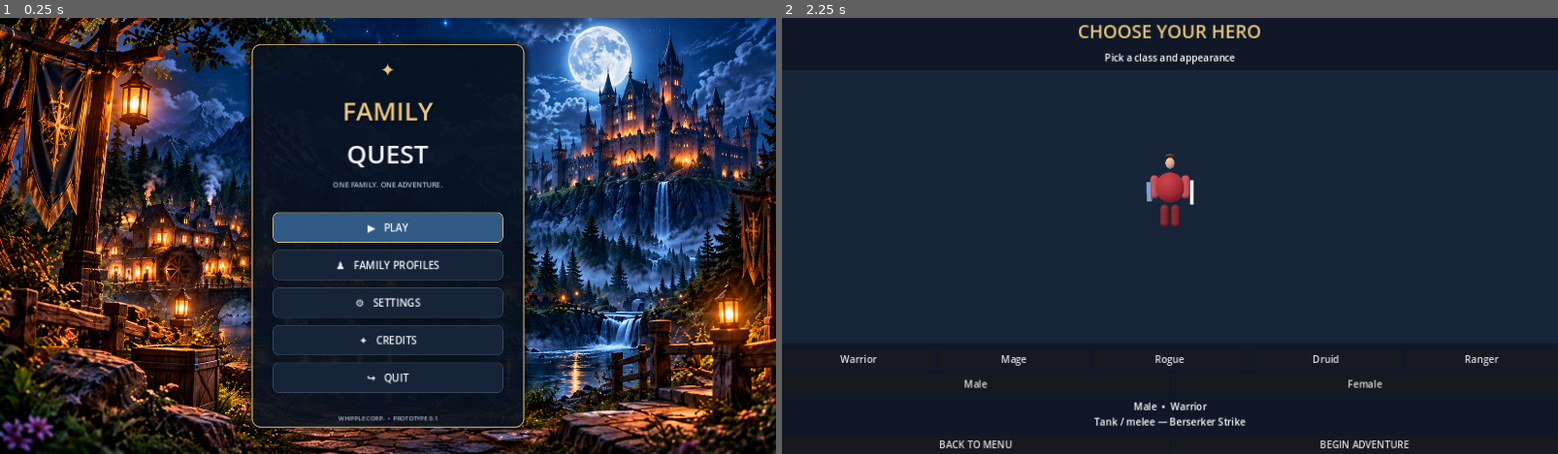
Above: before the commit, frames 1-2 (left to right).
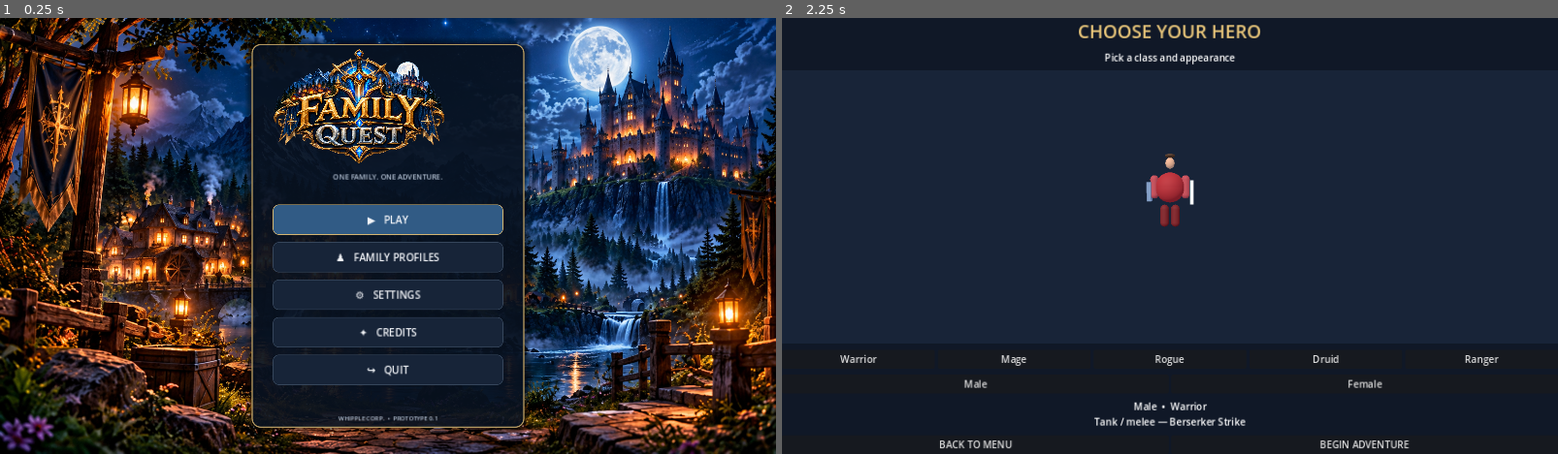
Above: after the commit, the same moments.

Repository: joeywhipple5-dot/Family-Quest
Game: Godot game, scene res://scenes/MainMenu.tscn
Two runs of this game, one before a commit and one after it. Both use one fixed random seed, a clock stepped at 60 frames per second and the inputs below.
Inputs:
- Up to frame 1 (0.25 s): no input
- Up to frame 2 (2.25 s): click "▶ PLAY" at 0.5 s; click "BACK TO MENU" at 1.25 s; click "▶ PLAY" at 2 s

The runs differ from the first frame. In frame 1, 7.6% of the frame differs, in the area x 35-65%, y 7-86%; in frame 2, nothing differs.

Commit message:
Refactor MainMenu: Update emblem and title display
Removed decorative emblem and game title labels, added Family Quest crest with texture loading.

Diff:
--- a/scripts/MainMenu.gd
+++ b/scripts/MainMenu.gd
@@ -94,38 +94,25 @@
     content.add_theme_constant_override("separation", 12)
     add_child(content)
 
-    # Decorative emblem
-    var top_spacer := Control.new()
-    top_spacer.custom_minimum_size.y = 6
-    content.add_child(top_spacer)
-
-    var emblem := Label.new()
-    emblem.text = "✦"
-    emblem.horizontal_alignment = HORIZONTAL_ALIGNMENT_CENTER
-    emblem.add_theme_font_size_override("font_size", 30)
-    emblem.add_theme_color_override("font_color", GOLD)
-    content.add_child(emblem)
-
-    # Game title
-    var title_family := Label.new()
-    title_family.text = "FAMILY"
-    title_family.horizontal_alignment = HORIZONTAL_ALIGNMENT_CENTER
-    title_family.add_theme_font_size_override("font_size", 42)
-    title_family.add_theme_color_override("font_color", GOLD)
-    title_family.add_theme_color_override(
-        "font_shadow_color",
-        Color(0, 0, 0, 0.75)
-    )
-    title_family.add_theme_constant_override("shadow_offset_x", 2)
-    title_family.add_theme_constant_override("shadow_offset_y", 3)
-    content.add_child(title_family)
-
-    var title_quest := Label.new()
-    title_quest.text = "QUEST"
-    title_quest.horizontal_alignment = HORIZONTAL_ALIGNMENT_CENTER
-    title_quest.add_theme_font_size_override("font_size", 42)
-    title_quest.add_theme_color_override("font_color", PALE)
-    content.add_child(title_quest)
+
+    # Family Quest crest
+    var crest_texture := load(
+        "res://artwork/family_quest_crest.png"
+    ) as Texture2D
+
+    if crest_texture != null:
+        var crest := TextureRect.new()
+        crest.name = "FamilyQuestCrest"
+        crest.texture = crest_texture
+        crest.custom_minimum_size = Vector2(0, 190)
+        crest.size_flags_horizontal = Control.SIZE_EXPAND_FILL
+        crest.expand_mode = TextureRect.EXPAND_IGNORE_SIZE
+        crest.stretch_mode = TextureRect.STRETCH_KEEP_ASPECT
+        crest.mouse_filter = Control.MOUSE_FILTER_IGNORE
+        content.add_child(crest)
+    else:
+        push_warning("Family Quest crest failed to load.")
+
 
     var subtitle := Label.new()
     subtitle.text = "ONE FAMILY. ONE ADVENTURE."
